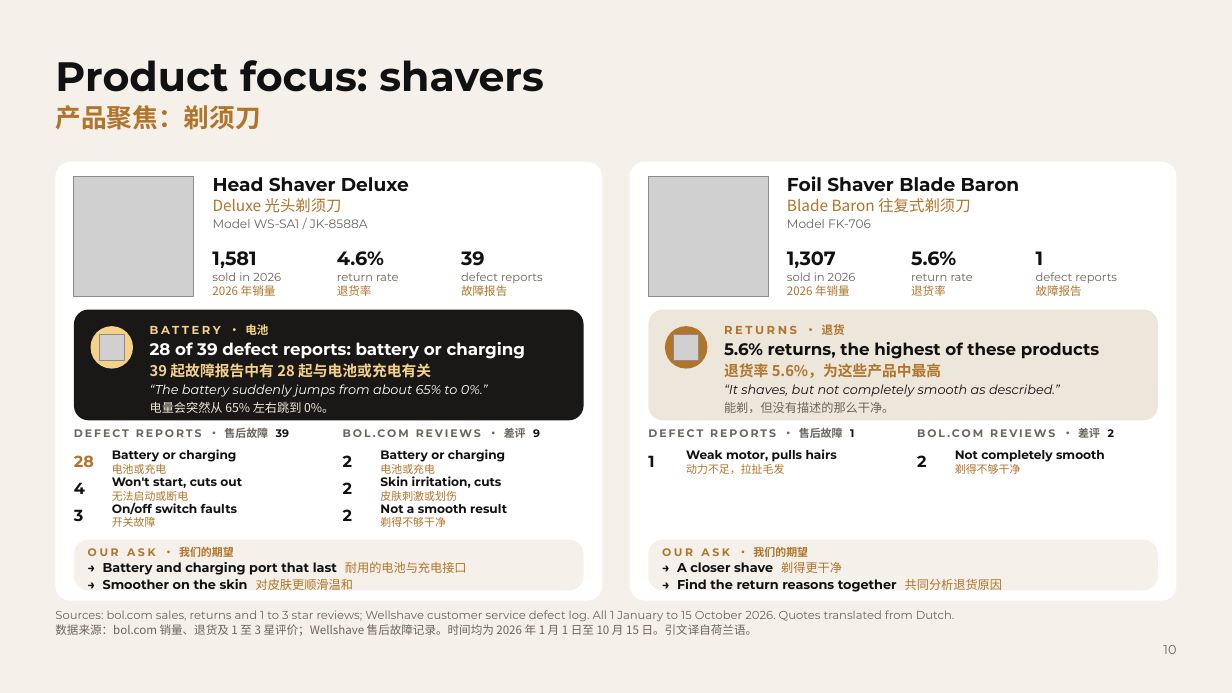
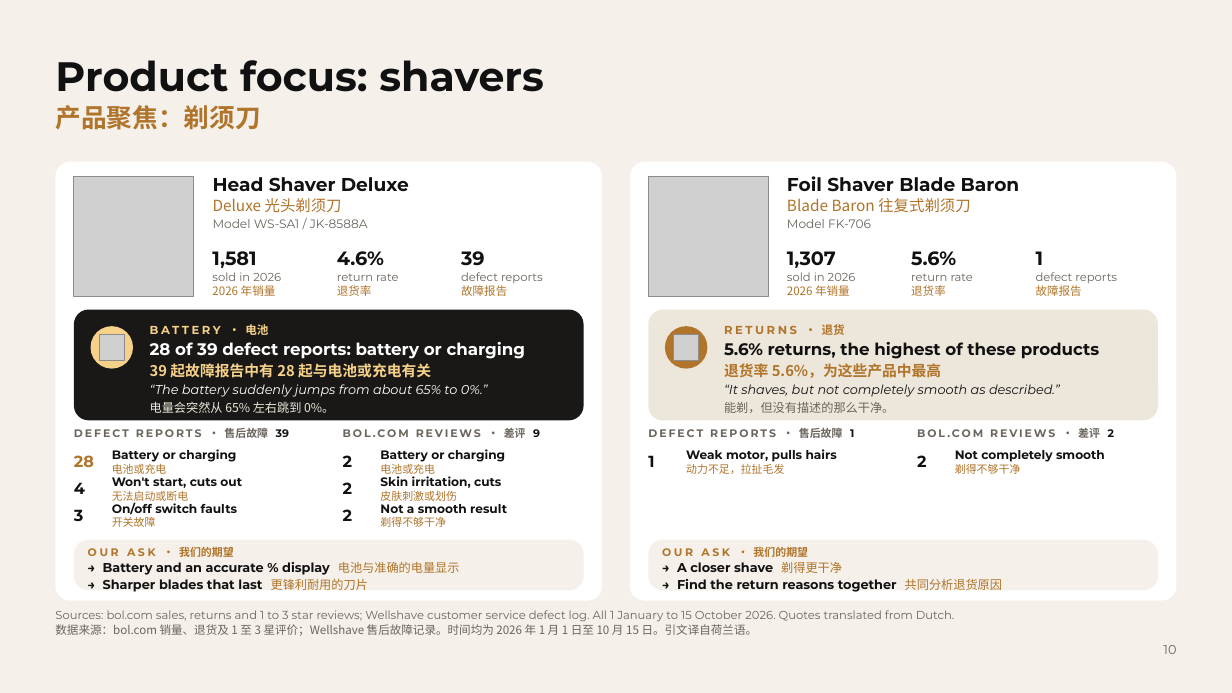
Before and after one commit to Wellshave/design, a slide deck: slide 10 of presentaties/fabrieksbezoek-china-2026/uitvoer/Wellshave_Factory_Visit_GlobalBestWay-Fanke.pptx. Drawn at 1232x693 pixels with LibreOffice and Linux fonts; fonts in the diff are those of the drawing; grey boxes stand for pictures; background and template pictures are left out. Boxes give left, top, right and bottom in pixels: in the first picture for what was removed or moved away, otherwise in the second. Text is boxed around its words. In the diff, an @@ line names an element or a change of style, - is before the commit and + after.

```diff
--- a/presentaties/fabrieksbezoek-china-2026/uitvoer/Wellshave_Factory_Visit_GlobalBestWay-Fanke.pptx
+++ b/presentaties/fabrieksbezoek-china-2026/uitvoer/Wellshave_Factory_Visit_GlobalBestWay-Fanke.pptx
@@ text at (103, 562, 460, 592): text changed @@
-→ Battery and charging port that last 耐用的电池与充电接口
-→ Smoother on the skin 对皮肤更顺滑温和
+→ Battery and an accurate % display 电池与准确的电量显示
+→ Sharper blades that last 更锋利耐用的刀片
```
Also in this commit, not shown: 5 other slides changed, 3 slides added, 6 other files.
